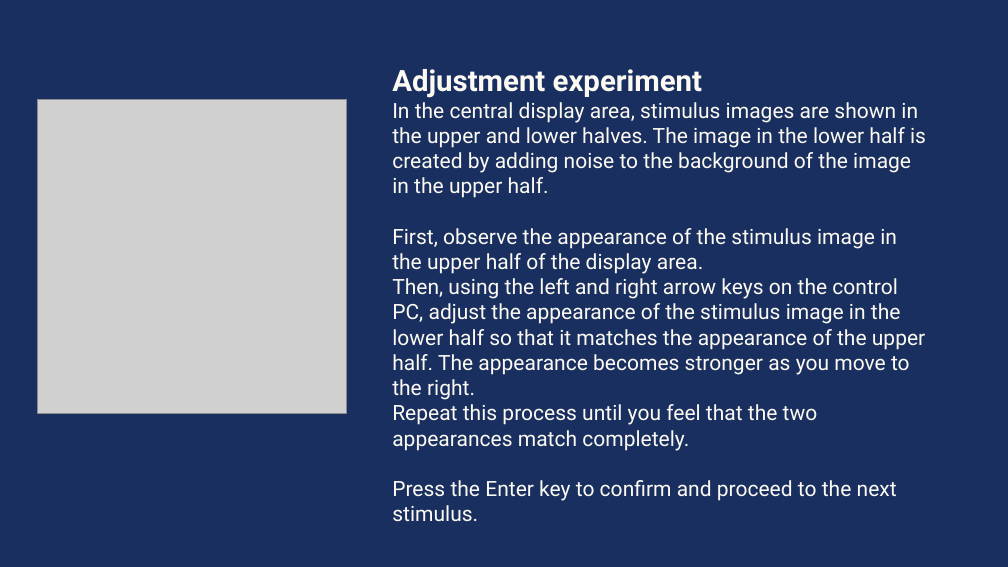
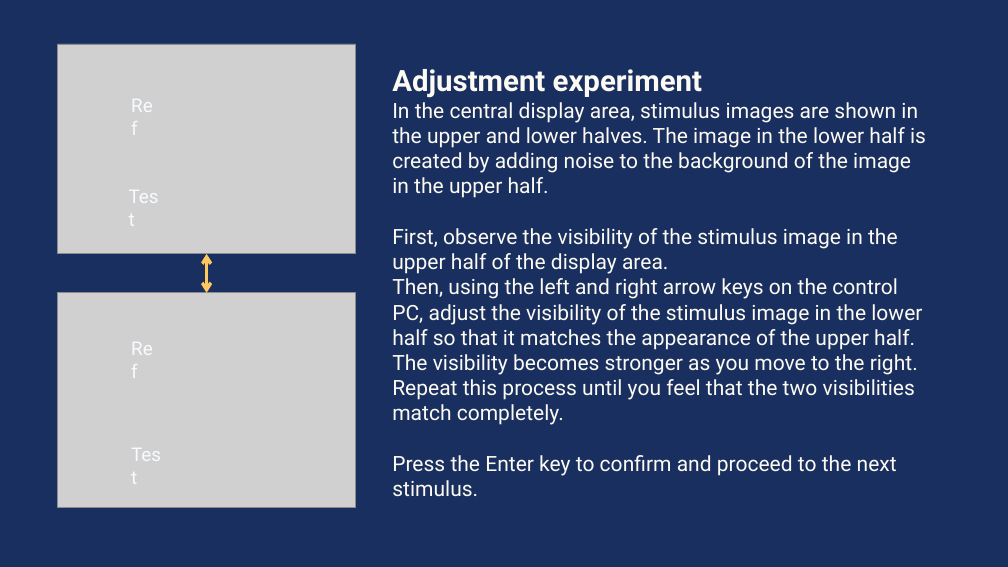
Before and after one commit to HAMADAKAZUKI2423/lab, a slide deck: slide 27 of tex/ethicsreview/ethics_review_visibility/別紙2評価実験説明.pptx. Drawn at 1008x567 pixels with LibreOffice and Linux fonts; fonts in the diff are those of the drawing; grey boxes stand for pictures. Boxes give left, top, right and bottom in pixels: in the first picture for what was removed or moved away, otherwise in the second. Text is boxed around its words. In the diff, an @@ line names an element or a change of style, - is before the commit and + after.

```diff
--- a/tex/ethicsreview/ethics_review_visibility/別紙2評価実験説明.pptx
+++ b/tex/ethicsreview/ethics_review_visibility/別紙2評価実験説明.pptx
@@ picture added at (57, 44, 355, 254) @@
@@ picture removed at (37, 100, 346, 414) @@
@@ text added at (124, 90, 166, 120), 18 pt, text #F7FAFF @@
+Ref
@@ text added at (121, 181, 169, 212), 18 pt, text #F7FAFF @@
+Test
@@ text at (392, 228, 922, 425): text changed @@
-First, observe the appearance of the stimulus image in the upper half of the display area.
-Then, using the left and right arrow keys on the control PC, adjust the appearance of the stimulus image in the lower half so that it matches the appearance of the upper half. The appearance becomes stronger as you move to the right.
-Repeat this process until you feel that the two appearances match completely.
+First, observe the visibility of the stimulus image in the upper half of the display area.
+Then, using the left and right arrow keys on the control PC, adjust the visibility of the stimulus image in the lower half so that it matches the appearance of the upper half. The visibility becomes stronger as you move to the right.
+Repeat this process until you feel that the two visibilities match completely.
@@ double arrow added from (206, 254) to (206, 293), #FFC85C 3 pt @@
@@ picture added at (57, 293, 355, 507) @@
@@ text added at (124, 333, 166, 364), 18 pt, text #F7FAFF @@
+Ref
@@ text added at (124, 439, 172, 470), 18 pt, text #F7FAFF @@
+Test
```
Also in this commit, not shown: 8 other slides changed.
